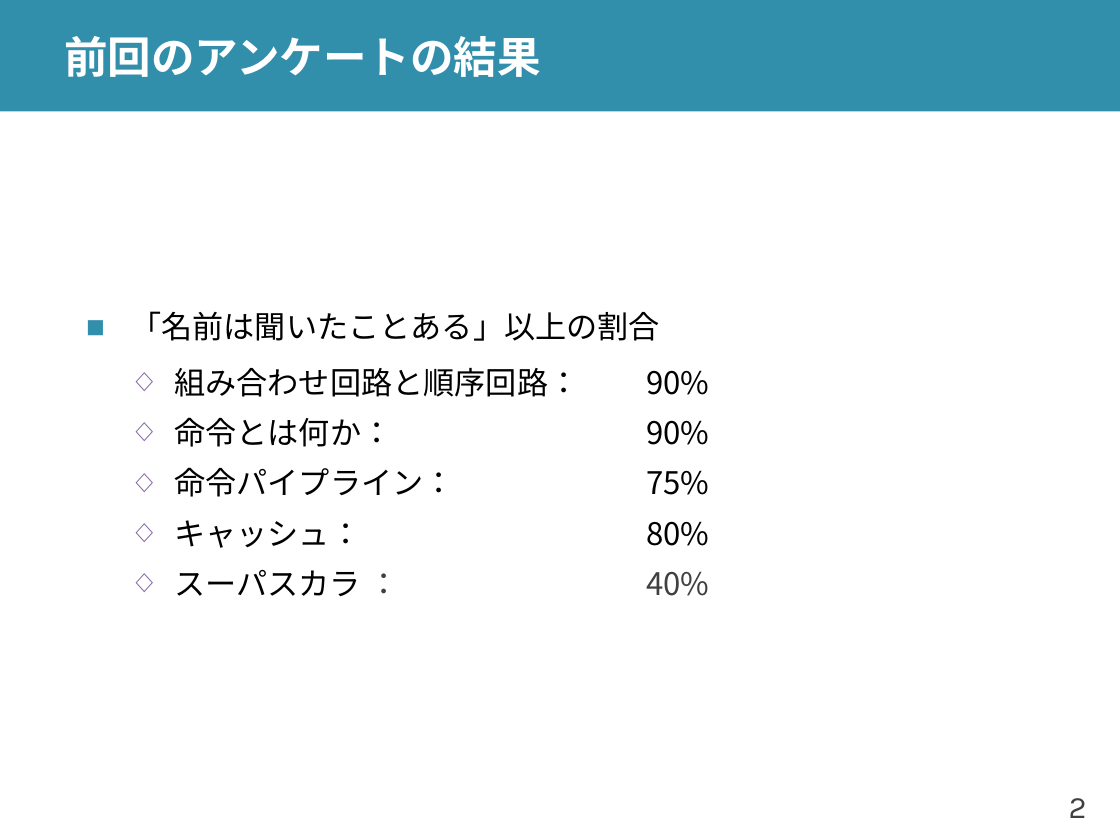
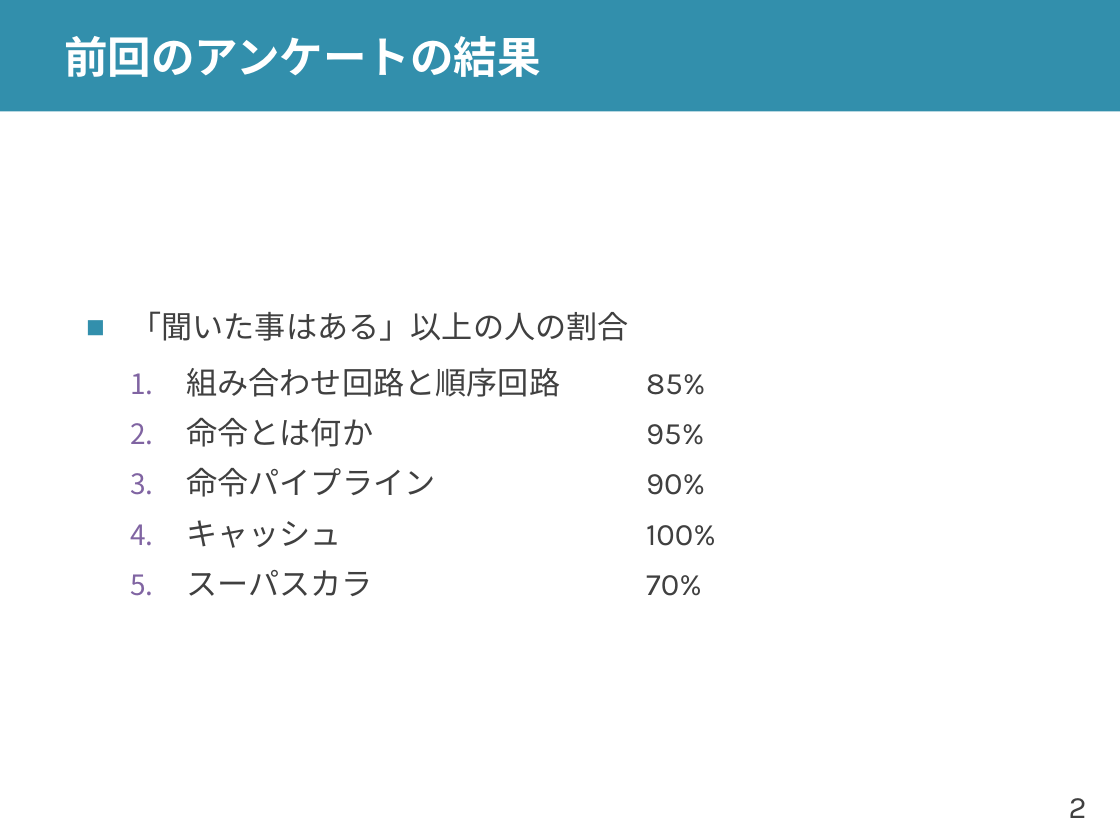
Before and after one commit to shioyadan/advanced-computer-organization, a slide deck: slide 2 of aco-shioya-01.pptx. Drawn at 1120x840 pixels with LibreOffice and Linux fonts; fonts in the diff are those of the drawing. Boxes give left, top, right and bottom in pixels: in the first picture for what was removed or moved away, otherwise in the second. Text is boxed around its words. In the diff, an @@ line names an element or a change of style, - is before the commit and + after.

```diff
--- a/aco-shioya-01.pptx
+++ b/aco-shioya-01.pptx
@@ text at (x1=130, y1=311, x2=716, y2=596): text changed; font Noto Sans CJK JP to Karla; text colour #000000 to #404040 @@
-■ 「名前は聞いたことある」以上の割合
-  ◇ 組み合わせ回路と順序回路： 90%
-  ◇ 命令とは何か： 90%
-  ◇ 命令パイプライン： 75%
-  ◇ キャッシュ： 80%
-  ◇ スーパスカラ ： 40%
+■ 「聞いた事はある」以上の人の割合
+  1. 組み合わせ回路と順序回路 85%
+  2. 命令とは何か 95%
+  3. 命令パイプライン 90%
+  4. キャッシュ 100%
+  5. スーパスカラ 70%
```
Also in this commit, not shown: 7 other slides changed, 4 slides added, 10 slides removed.
